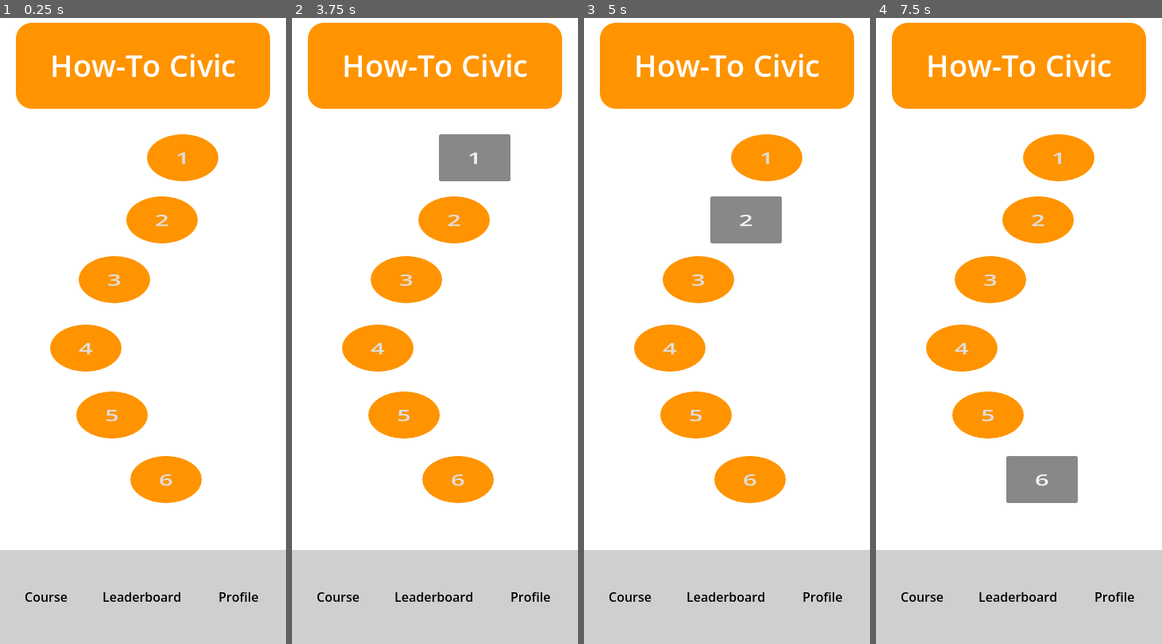
Above: before the commit, frames 1-4 (left to right).
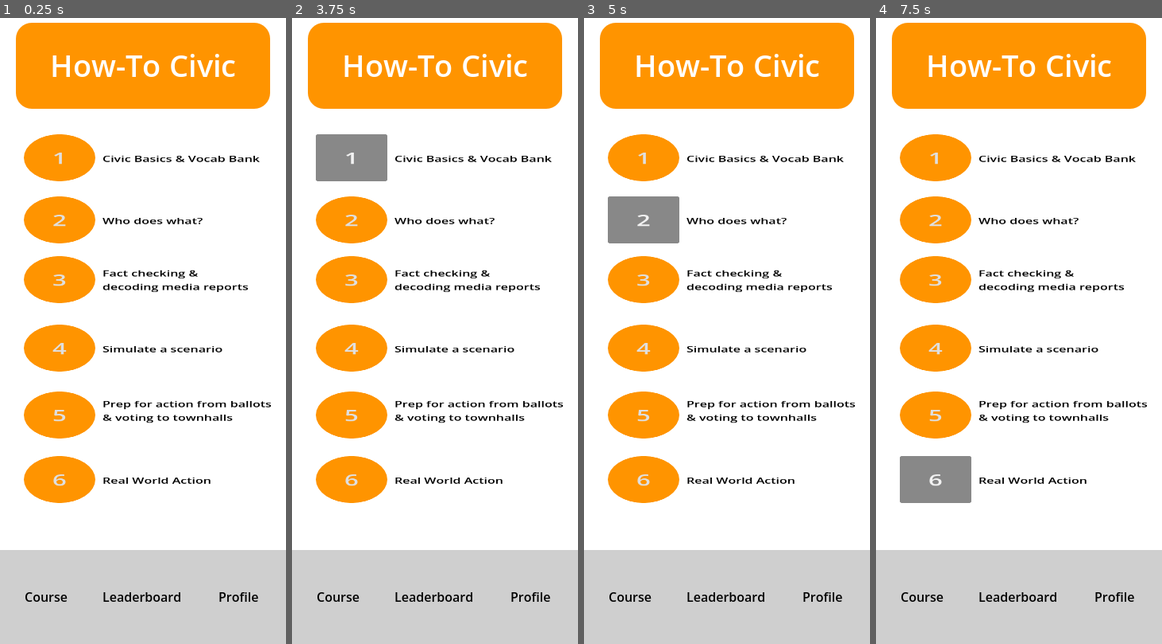
Above: after the commit, the same moments.

Repository: lyhottag13/principled-innovation
Game: Godot game, scene res://control.tscn
Same seed, same stepped clock (60 frames per second), same inputs: the game is played once before the commit and once after it.
Inputs:
- Up to frame 1 (0.25 s): no input
- Up to frame 2 (3.75 s): click "Course" at 0.5 s; click "Leaderboard" at 1.25 s; click "Profile" at 2 s; click "Course" at 2.75 s; click "1" at 3.5 s
- Up to frame 3 (5 s): click "2" at 4.25 s
- Up to frame 4 (7.5 s): click "3" at 5 s; click "4" at 5.75 s; click "5" at 6.5 s; click "6" at 7.25 s

The runs differ from the first frame. In frame 1, 17% of the frame differs, in the area x 8-95%, y 18-78%; in frame 2, 17%; in frame 3, 17%; in frame 4, 17%.

Commit message:
Added text for course

Diff:
--- a/control.tscn
+++ b/control.tscn
@@ -143,9 +143,9 @@
 anchor_top = 0.5
 anchor_right = 0.5
 anchor_bottom = 0.5
-offset_left = 5.0
+offset_left = -150.0
 offset_top = -240.0
-offset_right = 95.0
+offset_right = -60.0
 offset_bottom = -150.0
 grow_horizontal = 2
 grow_vertical = 2
@@ -153,6 +153,15 @@
 theme = SubResource("Theme_gj7qu")
 text = "1"
 
+[node name="Label" type="Label" parent="MainScreen/Course/Button" unique_id=587128746]
+layout_mode = 0
+offset_left = 99.0
+offset_top = 35.114506
+offset_right = 297.0
+offset_bottom = 58.114506
+theme_override_colors/font_color = Color(0, 0, 0, 1)
+text = "Civic Basics & Vocab Bank"
+
 [node name="Button2" type="Button" parent="MainScreen/Course" unique_id=316681695]
 layout_mode = 1
 anchors_preset = 8
@@ -160,9 +169,9 @@
 anchor_top = 0.5
 anchor_right = 0.5
 anchor_bottom = 0.5
-offset_left = -21.0
+offset_left = -150.0
 offset_top = -162.0
-offset_right = 69.0
+offset_right = -60.0
 offset_bottom = -72.0
 grow_horizontal = 2
 grow_vertical = 2
@@ -170,6 +179,15 @@
 theme = SubResource("Theme_gj7qu")
 text = "2"
 
+[node name="Label2" type="Label" parent="MainScreen/Course/Button2" unique_id=2145800081]
+layout_mode = 0
+offset_left = 99.0
+offset_top = 35.114506
+offset_right = 297.0
+offset_bottom = 58.114506
+theme_override_colors/font_color = Color(0, 0, 0, 1)
+text = "Who does what?"
+
 [node name="Button3" type="Button" parent="MainScreen/Course" unique_id=946094079]
 layout_mode = 1
 anchors_preset = 8
@@ -177,9 +195,9 @@
 anchor_top = 0.5
 anchor_right = 0.5
 anchor_bottom = 0.5
-offset_left = -81.0
+offset_left = -150.0
 offset_top = -87.0
-offset_right = 9.0
+offset_right = -60.0
 offset_bottom = 3.0
 grow_horizontal = 2
 grow_vertical = 2
@@ -187,6 +205,16 @@
 theme = SubResource("Theme_gj7qu")
 text = "3"
 
+[node name="Label3" type="Label" parent="MainScreen/Course/Button3" unique_id=1380430156]
+layout_mode = 0
+offset_left = 99.0
+offset_top = 21.374046
+offset_right = 297.0
+offset_bottom = 70.37405
+theme_override_colors/font_color = Color(0, 0, 0, 1)
+text = "Fact checking &
+decoding media reports"
+
 [node name="Button4" type="Button" parent="MainScreen/Course" unique_id=1064898066]
 layout_mode = 1
 anchors_preset = 8
@@ -194,9 +222,9 @@
 anchor_top = 0.5
 anchor_right = 0.5
 anchor_bottom = 0.5
-offset_left = -117.0
+offset_left = -150.0
 offset_top = -0.9999695
-offset_right = -27.0
+offset_right = -60.0
 offset_bottom = 89.00003
 grow_horizontal = 2
 grow_vertical = 2
@@ -204,6 +232,15 @@
 theme = SubResource("Theme_gj7qu")
 text = "4"
 
+[node name="Label4" type="Label" parent="MainScreen/Course/Button4" unique_id=1061872212]
+layout_mode = 0
+offset_left = 99.0
+offset_top = 35.114506
+offset_right = 297.0
+offset_bottom = 58.114506
+theme_override_colors/font_color = Color(0, 0, 0, 1)
+text = "Simulate a scenario"
+
 [node name="Button5" type="Button" parent="MainScreen/Course" unique_id=1809891240]
 layout_mode = 1
 anchors_preset = 8
@@ -211,9 +248,9 @@
 anchor_top = 0.5
 anchor_right = 0.5
 anchor_bottom = 0.5
-offset_left = -84.0
+offset_left = -150.0
 offset_top = 83.0
-offset_right = 6.0
+offset_right = -60.0
 offset_bottom = 173.0
 grow_horizontal = 2
 grow_vertical = 2
@@ -221,6 +258,16 @@
 theme = SubResource("Theme_gj7qu")
 text = "5"
 
+[node name="Label5" type="Label" parent="MainScreen/Course/Button5" unique_id=1881814853]
+layout_mode = 0
+offset_left = 99.0
+offset_top = 12.213741
+offset_right = 481.0
+offset_bottom = 61.21374
+theme_override_colors/font_color = Color(0, 0, 0, 1)
+text = "Prep for action from ballots
+& voting to townhalls"
+
 [node name="Button6" type="Button" parent="MainScreen/Course" unique_id=1114596137]
 layout_mode = 1
 anchors_preset = 8
@@ -228,15 +275,24 @@
 anchor_top = 0.5
 anchor_right = 0.5
 anchor_bottom = 0.5
-offset_left = -16.0
+offset_left = -150.0
 offset_top = 164.0
-offset_right = 74.0
+offset_right = -60.0
 offset_bottom = 254.0
 grow_horizontal = 2
 grow_vertical = 2
 scale = Vector2(1, 0.655)
 theme = SubResource("Theme_gj7qu")
 text = "6"
+
+[node name="Label6" type="Label" parent="MainScreen/Course/Button6" unique_id=1945993148]
+layout_mode = 0
+offset_left = 99.0
+offset_top = 35.114506
+offset_right = 297.0
+offset_bottom = 58.114506
+theme_override_colors/font_color = Color(0, 0, 0, 1)
+text = "Real World Action"
 
 [node name="Profile" type="Control" parent="MainScreen" unique_id=454452690]
 unique_name_in_owner = true
Not shown, changed: docs/index.pck
